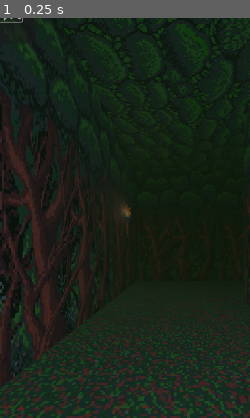
Above: before the commit, frame 1.
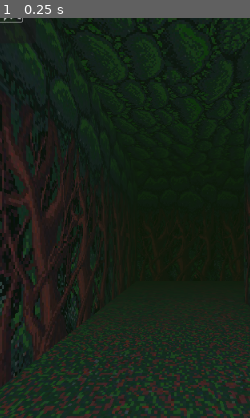
Above: after the commit, the same moment.

Repository: mael-nagot/beyond-the-last-lantern
Game: Godot game, scene res://scenes/game.tscn
Two runs of this game, one before a commit and one after it. Both use one fixed random seed, a clock stepped at 60 frames per second and the inputs below.
Inputs:
- Up to frame 1 (0.25 s): no input
The pictures show only the part of the screen within x 15-65%, y 4-54%; the shares and areas given below are measured in that part.

The runs differ from the first frame. In frame 1, 0.1% of the frame differs, in the area x 47-54%, y 46-54%.

Commit message:
Secret walls: farthest-point insertion + count other secret walls in spacing
Two bugs in the secret wall placer:

1. The distance predicate iterated only `cell.object` (chests / levers)
   and `doors` — it did NOT iterate `secret_walls`. So a second wall
   could land 1 tile from the first no matter how high
   `min_distance_to_other_object` was set.

2. Same "degrade min_distance to 0 then shuffle" pattern that caused
   chest clustering before #59, with the same failure mode (random
   picks bias toward whatever pool is denser).

Replaced with farthest-point insertion: when `min_distance > 0`, the
new wall goes to the edge that MAXIMIZES Manhattan distance from
either endpoint to the nearest cell-object, door endpoint, OR existing
secret-wall endpoint. Falls back to legacy shuffle when
`min_distance == 0`. Logs a `push_warning` (without failing) when the
best achievable distance is below the configured floor.

Adds a 30-seed stress test asserting walls never land within 1 tile
of each other when `min_distance = 4` is configured.

Co-Authored-By: Claude Opus 4.7 <noreply@anthropic.com>

Diff:
--- a/scripts/LevelGenerator.gd
+++ b/scripts/LevelGenerator.gd
@@ -3044,49 +3044,145 @@
 func _try_place_secret_wall(spawn: SecretWallSpawn) -> void:
 	# Reuse the door candidate-edge helper — eligibility (1-wide
 	# corridor, not entrance/exit, no chest etc.) is identical.
-	# `_candidate_edges_for_door_object(null, ...)` would crash on
-	# the data check, so call the underlying placement helper with
-	# no min-distance prefilter and apply distance below.
+	#
+	# Strategy mirrors `_try_place_object`:
+	#   - When `min_distance_to_other_object > 0`: farthest-point
+	#     insertion. Each new wall goes to the candidate edge that
+	#     MAXIMIZES the Manhattan distance from EITHER endpoint to the
+	#     nearest already-placed cell-object (chest / lever), door
+	#     endpoint, OR previously-placed secret-wall endpoint. This
+	#     keeps secret walls well-spread even when the configured
+	#     floor is geometrically impossible.
+	#
+	#     Bugfix history: the old placer's distance predicate ignored
+	#     other secret walls entirely (only checked `cell.object` and
+	#     `doors`), so a second wall could land 1 tile from the first
+	#     no matter how high `min_distance_to_other_object` was set.
+	#     The new helper `_nearest_existing_edge_neighbor_distance`
+	#     includes secret walls in the set it measures against.
+	#
+	#   - When `min_distance_to_other_object == 0`: legacy random
+	#     shuffle. The designer explicitly opted out of spacing.
 	var candidates: Array = _candidate_edges_for_secret_wall()
-	var distance: int = max(0, spawn.min_distance_to_other_object)
-	while distance >= 0:
-		var pool: Array = candidates.duplicate()
-		if distance > 0:
-			pool = pool.filter(
-				func(edge): return not _secret_wall_too_close_to_object(edge, distance)
-			)
-		pool.shuffle()
-		for edge in pool:
-			var a: Vector2i = edge[0]
-			var b: Vector2i = edge[1]
-			# Edges already hosting a door or another secret wall are
-			# off-limits — two edge-bound elements on the same edge
-			# would fight for rendering and confuse the map.
-			if _doors_by_edge.has(DoorInstance.edge_key(a, b)):
-				continue
-			if _secret_walls_by_edge.has(SecretWallInstance.edge_key(a, b)):
-				continue
-			if spawn.gate_mode != SecretWallSpawn.GateMode.NONE \
-					and not _secret_wall_gates_content(a, b, spawn.gate_mode):
-				continue
-			# Belt-and-suspenders runtime check: any non-NONE placement
-			# must be on a bridge (sealing the edge must disconnect at
-			# least one endpoint from the entrance). The gating check
-			# above already enforces this, but a loud `push_error` here
-			# would catch any future regression in the chain-reachability
-			# helpers that lets a loop edge slip through.
-			if spawn.gate_mode != SecretWallSpawn.GateMode.NONE:
-				var verify_closed: Dictionary = {SecretWallInstance.edge_key(a, b): true}
-				var verify_reach: Dictionary = _chain_reachable_from_entrance({}, verify_closed)
-				if verify_reach.has(a) and verify_reach.has(b):
-					push_error("LevelGenerator: secret wall about to commit on a LOOP edge %s/%s — gating check is broken (gate_mode=%d)" % [a, b, spawn.gate_mode])
-					continue
-			var inst := SecretWallInstance.create(a, b)
-			secret_walls.append(inst)
-			_secret_walls_by_edge[SecretWallInstance.edge_key(a, b)] = inst
-			return
-		distance -= 1
+	if candidates.is_empty():
+		push_warning("LevelGenerator: could not place secret wall — no eligible 1-wide-corridor edge satisfies gating + spacing")
+		return
+
+	var min_required: int = max(0, spawn.min_distance_to_other_object)
+	var ordered: Array
+	if min_required > 0:
+		ordered = _rank_edges_by_farthest_neighbor(candidates)
+	else:
+		ordered = []
+		candidates.shuffle()
+		for edge in candidates:
+			ordered.append([-1, edge])
+
+	for entry in ordered:
+		var score: int = entry[0]
+		var edge: Array = entry[1]
+		var a: Vector2i = edge[0]
+		var b: Vector2i = edge[1]
+		# Edges already hosting a door or another secret wall are
+		# off-limits — two edge-bound elements on the same edge
+		# would fight for rendering and confuse the map.
+		if _doors_by_edge.has(DoorInstance.edge_key(a, b)):
+			continue
+		if _secret_walls_by_edge.has(SecretWallInstance.edge_key(a, b)):
+			continue
+		if spawn.gate_mode != SecretWallSpawn.GateMode.NONE \
+				and not _secret_wall_gates_content(a, b, spawn.gate_mode):
+			continue
+		# Belt-and-suspenders runtime check: any non-NONE placement
+		# must be on a bridge (sealing the edge must disconnect at
+		# least one endpoint from the entrance). The gating check
+		# above already enforces this, but a loud `push_error` here
+		# would catch any future regression in the chain-reachability
+		# helpers that lets a loop edge slip through.
+		if spawn.gate_mode != SecretWallSpawn.GateMode.NONE:
+			var verify_closed: Dictionary = {SecretWallInstance.edge_key(a, b): true}
+			var verify_reach: Dictionary = _chain_reachable_from_entrance({}, verify_closed)
+			if verify_reach.has(a) and verify_reach.has(b):
+				push_error("LevelGenerator: secret wall about to commit on a LOOP edge %s/%s — gating check is broken (gate_mode=%d)" % [a, b, spawn.gate_mode])
+				continue
+		var inst := SecretWallInstance.create(a, b)
+		secret_walls.append(inst)
+		_secret_walls_by_edge[SecretWallInstance.edge_key(a, b)] = inst
+		if min_required > 0 and score >= 0 and score < min_required:
+			push_warning("LevelGenerator: placed secret wall at distance %d to nearest neighbour (configured floor: %d) — biome geometry doesn't permit further spread" % [score, min_required])
+		return
 	push_warning("LevelGenerator: could not place secret wall — no eligible 1-wide-corridor edge satisfies gating + spacing")
+
+# Ranks edge-bound candidates (each entry is a [cell_a, cell_b] pair)
+# by Manhattan distance to the nearest existing edge-relevant neighbour:
+# cell-objects (chests / levers), door endpoints, and secret-wall
+# endpoints. Edges with no neighbours yet score -1 (treated as "max
+# possible"). Ties shuffled. Mirrors `_rank_by_farthest_object` but
+# operates on edges instead of single cells.
+func _rank_edges_by_farthest_neighbor(edges: Array) -> Array:
+	var has_any: bool = (not doors.is_empty()) or (not secret_walls.is_empty())
+	if not has_any:
+		for x in range(grid_width):
+			if has_any:
+				break
+			for y in range(grid_height):
+				if grid[x][y].object != null:
+					has_any = true
+					break
+	var scored: Array = []
+	for edge in edges:
+		var score: int
+		if has_any:
+			score = _nearest_existing_edge_neighbor_distance(edge)
+		else:
+			score = -1
+		scored.append([score, edge])
+	scored.sort_custom(func(a, b): return a[0] > b[0])
+	var i := 0
+	while i < scored.size():
+		var j := i
+		while j < scored.size() and scored[j][0] == scored[i][0]:
+			j += 1
+		if j - i > 1:
+			var slice: Array = scored.slice(i, j)
+			slice.shuffle()
+			for k in range(slice.size()):
+				scored[i + k] = slice[k]
+		i = j
+	return scored
+
+# Min Manhattan distance from either endpoint of `edge` to:
+#   - any cell with a non-null `object` (chests, levers)
+#   - any door endpoint (doors are edge-bound)
+#   - any already-placed secret-wall endpoint
+# Returns -1 if nothing of the above is on the grid (callers treat -1
+# as "score doesn't matter, every cell is tied").
+func _nearest_existing_edge_neighbor_distance(edge: Array) -> int:
+	var a: Vector2i = edge[0]
+	var b: Vector2i = edge[1]
+	var best: int = -1
+	for x in range(grid_width):
+		for y in range(grid_height):
+			if grid[x][y].object == null:
+				continue
+			var dist: int = min(_manhattan(a, Vector2i(x, y)), _manhattan(b, Vector2i(x, y)))
+			if best == -1 or dist < best:
+				best = dist
+	for door in doors:
+		var dist_d: int = min(
+			min(_manhattan(a, door.cell_a), _manhattan(a, door.cell_b)),
+			min(_manhattan(b, door.cell_a), _manhattan(b, door.cell_b))
+		)
+		if best == -1 or dist_d < best:
+			best = dist_d
+	for sw in secret_walls:
+		var dist_s: int = min(
+			min(_manhattan(a, sw.cell_a), _manhattan(a, sw.cell_b)),
+			min(_manhattan(b, sw.cell_a), _manhattan(b, sw.cell_b))
+		)
+		if best == -1 or dist_s < best:
+			best = dist_s
+	return best
 
 func _candidate_edges_for_secret_wall() -> Array:
 	# Same shape as `_candidate_edges_for_door` (1-wide corridor cells
@@ -3111,32 +3207,6 @@
 				seen[key] = true
 				result.append(pair)
 	return result
-
-func _secret_wall_too_close_to_object(edge: Array, min_distance: int) -> bool:
-	# Manhattan distance from either endpoint to any cell holding an
-	# object (chest / door / lever / trap host cell). Mirrors the
-	# `_too_close_to_existing_object` shape but works on the edge's
-	# two endpoint cells instead of a single cell.
-	if min_distance <= 0:
-		return false
-	var a: Vector2i = edge[0]
-	var b: Vector2i = edge[1]
-	for x in range(grid_width):
-		for y in range(grid_height):
-			if grid[x][y].object == null:
-				continue
-			var dist: int = min(_manhattan(a, Vector2i(x, y)), _manhattan(b, Vector2i(x, y)))
-			if dist < min_distance:
-				return true
-	# Also keep distance from doors (which are edge-bound, not cell-bound).
-	for door in doors:
-		var dist_d: int = min(
-			min(_manhattan(a, door.cell_a), _manhattan(a, door.cell_b)),
-			min(_manhattan(b, door.cell_a), _manhattan(b, door.cell_b))
-		)
-		if dist_d < min_distance:
-			return true
-	return false
 
 func _secret_wall_gates_content(a: Vector2i, b: Vector2i, gate_mode: int) -> bool:
 	# Decides whether a secret wall on edge (a, b) is allowed under
--- a/tests/integration/test_level_generator.gd
+++ b/tests/integration/test_level_generator.gd
@@ -3777,6 +3777,51 @@
 		assert_true(hides_loot,
 			"LOOT_ONLY secret wall at %s/%s hides no chest / floor item" % [sw.cell_a, sw.cell_b])
 
+func test_secret_walls_respect_min_distance_across_many_seeds() -> void:
+	# Regression test for the clustering bug: the old placer's distance
+	# predicate ignored other secret walls entirely (only checked
+	# `cell.object` and `doors`), so two walls could land 1 tile apart
+	# no matter how large `min_distance_to_other_object` was. The new
+	# farthest-point placer scores against doors, cell-objects, AND
+	# previously-placed secret walls. Across 30 seeds of a forest-like
+	# biome (2 walls, min_distance = 4), no pair should land within 2
+	# tiles of each other.
+	var bad: Array = []
+	for seed_val in range(2000, 2030):
+		var biome := _make_biome()
+		biome.room_count = 6
+		biome.room_min_size = 3
+		biome.room_max_size = 5
+		var spawn := _make_secret_wall_spawn(2, 2, SecretWallSpawn.GateMode.NONE)
+		spawn.min_distance_to_other_object = 4
+		biome.secret_wall_spawns = [spawn]
+		var gen := _make_generator(biome, seed_val)
+		if gen.secret_walls.size() < 2:
+			continue
+		var min_dist: int = -1
+		for i in range(gen.secret_walls.size()):
+			for j in range(i + 1, gen.secret_walls.size()):
+				var sw_a: SecretWallInstance = gen.secret_walls[i]
+				var sw_b: SecretWallInstance = gen.secret_walls[j]
+				var d: int = min(
+					min(
+						abs(sw_a.cell_a.x - sw_b.cell_a.x) + abs(sw_a.cell_a.y - sw_b.cell_a.y),
+						abs(sw_a.cell_a.x - sw_b.cell_b.x) + abs(sw_a.cell_a.y - sw_b.cell_b.y)
+					),
+					min(
+						abs(sw_a.cell_b.x - sw_b.cell_a.x) + abs(sw_a.cell_b.y - sw_b.cell_a.y),
+						abs(sw_a.cell_b.x - sw_b.cell_b.x) + abs(sw_a.cell_b.y - sw_b.cell_b.y)
+					)
+				)
+				if min_dist == -1 or d < min_dist:
+					min_dist = d
+		# Geometry may not always allow distance 4 in a 21x21 grid, but
+		# distance <= 1 means the walls are touching — that's the bug.
+		if min_dist <= 1:
+			bad.append(seed_val)
+	assert_eq(bad.size(), 0,
+		"secret walls clustered (min pairwise endpoint distance <= 1) on seeds %s" % [bad])
+
 func test_placed_secret_walls_are_always_on_bridges_stress() -> void:
 	# Sweep 25 seeds at the user's reported map size (21x21) with a
 	# realistic biome (chests + floor items, both LOOT_ONLY and
Not shown, changed: scripts/README.md
